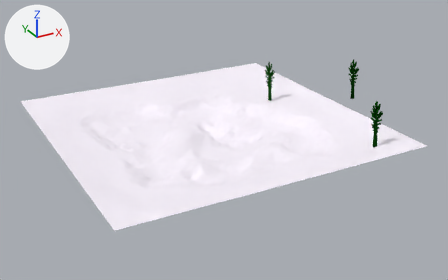
The Blender file blender/terrain/snowland.blend: old version first, new version second.
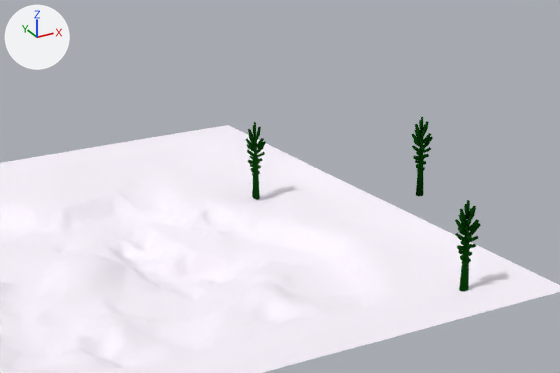
Each version appears first whole from a 50 mm camera at (-507.0, -993.0, 505.0) aimed at (24.0, -27.0, 22.0), and next in a close-up on the part from 31% to 94% of the width and 0% to 67% of the height. The axes (+X, +Y, +Z) are drawn at upper left. The lights are the same throughout.

In view in the first close-up: 'Grid', 'plant_asptree.000', 'plant_asptree.001', 'plant_asptree.002'.
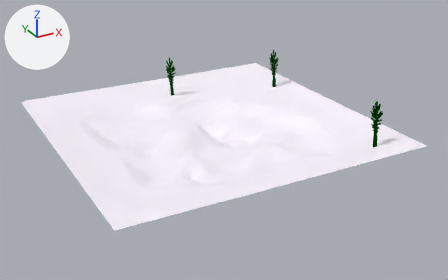
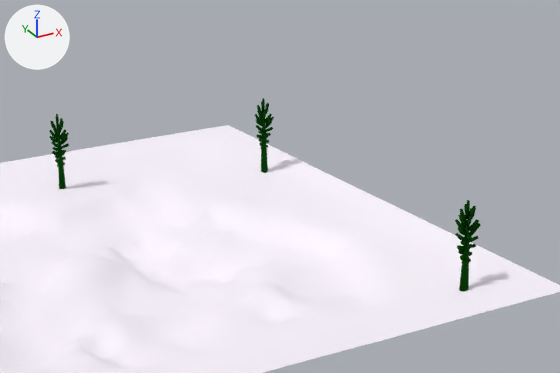
The newer file is also rescaled (x0.259), turned or shifted as a whole; pictures and numbers use the older file's frame.

Changed parts and their boxes (x1, y1, x2, y2) in the close-ups (560 x 373 px):
'plant_asptree.002', moved
    before: (411, 117, 433, 196)
    after: (49, 114, 69, 189)
'plant_asptree.001', moved
    before: (246, 122, 266, 200)
    after: (255, 98, 274, 173)

Diff of the bpy script that builds the scene:
```diff
--- a/blender/terrain/snowland.blend.py
+++ b/blender/terrain/snowland.blend.py
@@ ob_plant_asptree_002 @@
 ob_plant_asptree_002 = bpy.data.objects.new('plant_asptree.002', me_cutree_001)
-ob_plant_asptree_002.location = (329.1, -36.6, 56.7)
+ob_plant_asptree_002.location = (14.9, 191.3, 46.0)
 ob_plant_asptree_002.rotation_euler = (-0.00498, -0.049, -1.051)  # degrees (-0.3, -2.8, -60)
@@ ob_plant_asptree_001 @@
 ob_plant_asptree_001 = bpy.data.objects.new('plant_asptree.001', me_cutree_002)
-ob_plant_asptree_001.location = (192.1, 71.8, 42.5)
+ob_plant_asptree_001.location = (240.3, 129.7, 48.2)
 ob_plant_asptree_001.rotation_euler = (-0.00498, -0.049, -1.051)  # degrees (-0.3, -2.8, -60)
```
